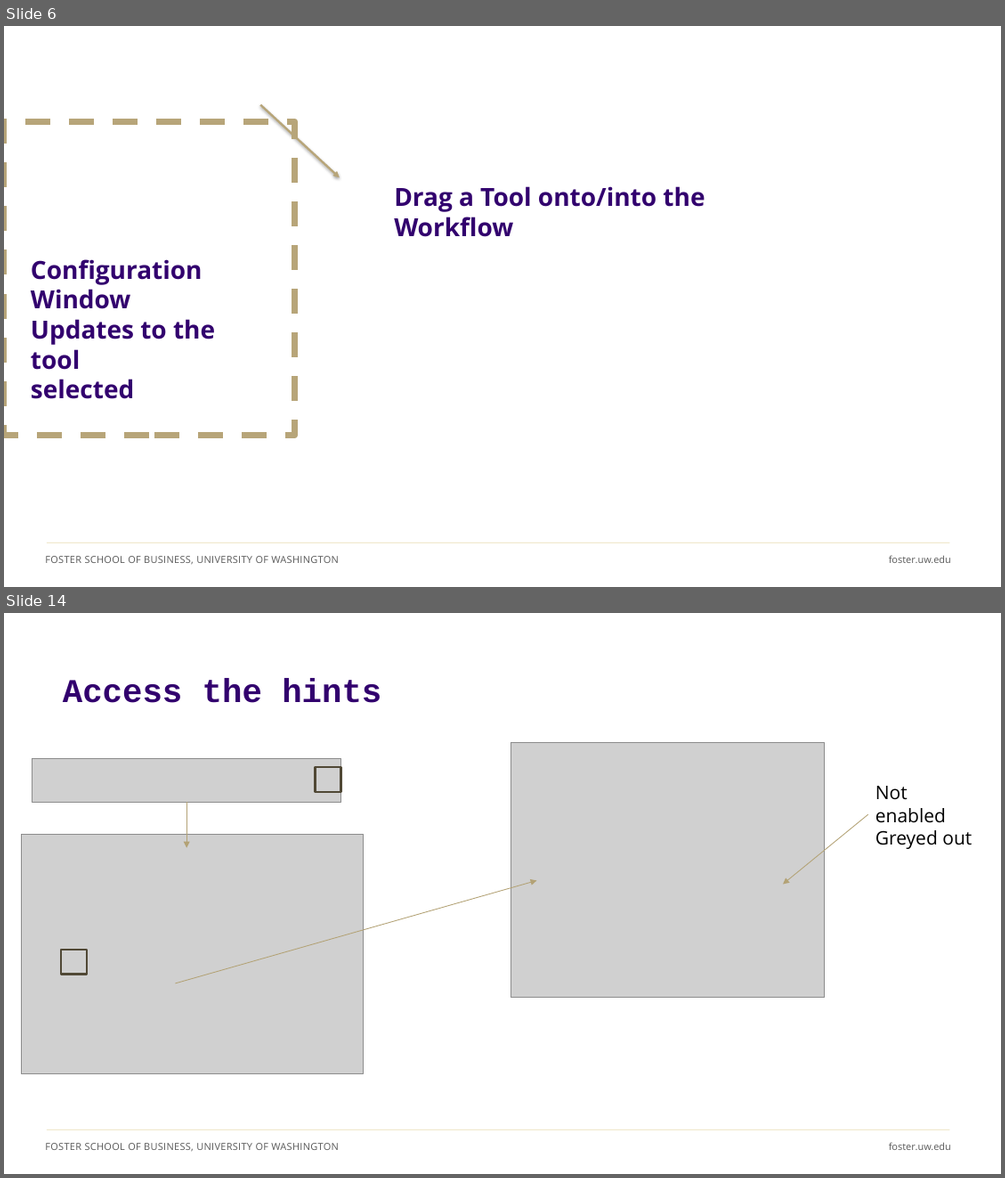
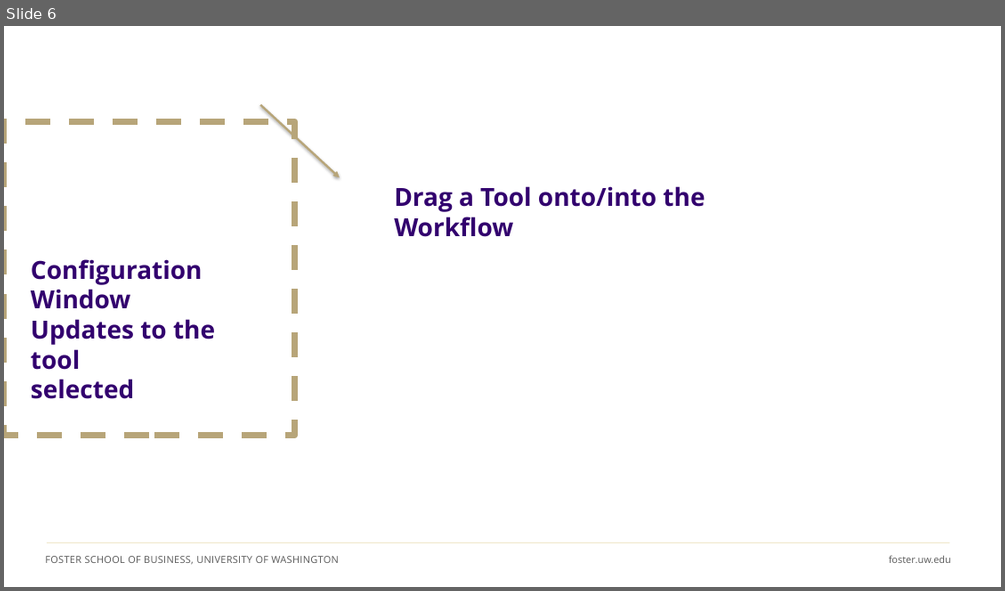
Before and after one commit to ashercurtis/slides.io, a slide deck: ACCTG320/ACCTG320Class11_2026.pptx. Shown one above the other, each under a label of ours: slides 6 and 14 before the commit, slide 6 after it; the slides between them are not shown. The pictures are 1005x1178 and 1005x591 pixels, drawn with LibreOffice and Linux fonts; fonts in the diff are those of the drawing; grey boxes stand for pictures; background and template pictures are left out. Boxes give left, top, right and bottom in pixels: in the first picture for what was removed or moved away, otherwise in the second. Text is boxed around its words. In the diff, an @@ line names an element or a change of style, - is before the commit and + after.

```diff
--- a/ACCTG320/ACCTG320Class11_2026.pptx
+++ b/ACCTG320/ACCTG320Class11_2026.pptx
@@ slide 14 removed at (4,613,1001,1174), background #FFFFFF; not listed: 3 template elements that a slide beside it also shows @@
@@ title removed at (63,678,381,703) @@
-Access the hints
@@ picture removed at (511,742,825,997) @@
@@ picture removed at (32,758,341,802) @@
@@ rectangle removed at (316,767,341,792) @@
@@ text removed at (875,786,971,849) @@
-Not enabled
-Greyed out
@@ arrow removed from (186, 803) to (186, 848) @@
@@ arrow removed from (868, 814) to (783, 884) @@
@@ picture removed at (21,835,363,1074) @@
@@ arrow removed from (175, 983) to (536, 881) @@
@@ rectangle removed at (61,949,87,974) @@
```
Also in this commit, not shown: 7 slides changed, 3 slides added, 9 other slides removed, 1 other file.
